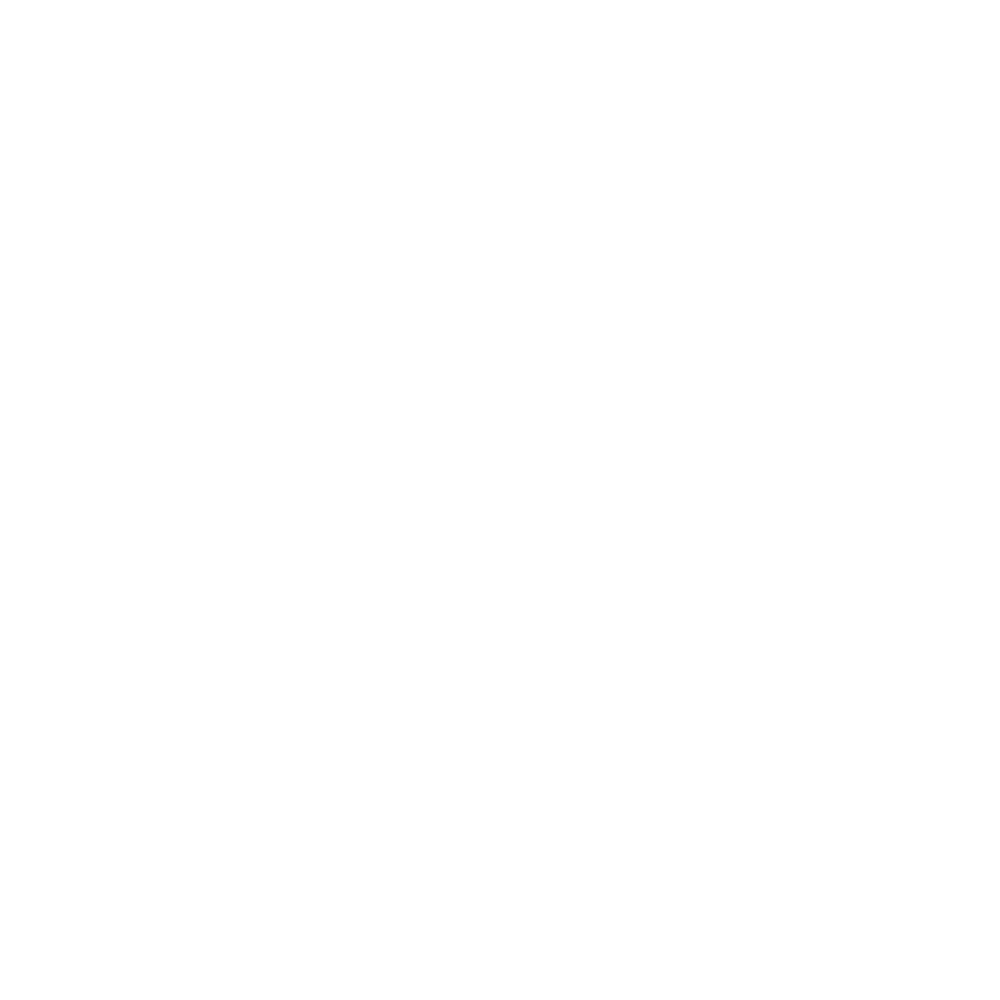
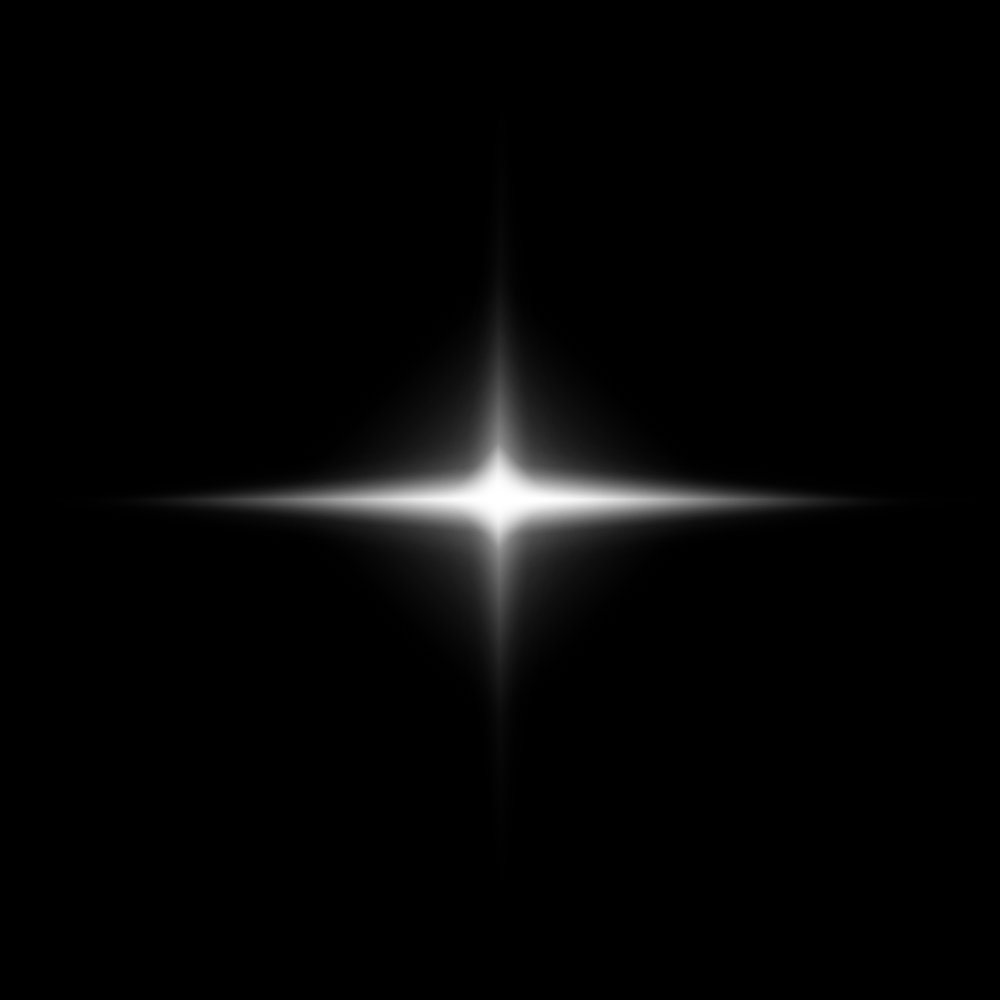
Comparing the layer stacks of the two 1000x1000 images. Changes:
added layer "Layer 4 copy 4" above "Layer 4 copy" over box(442, 129, 564, 861)
hid "Layer 4 copy", painted on it over box(0, 0, 1000, 1000)
painted on "Layer 4" over box(0, 0, 1000, 1000)
added layer "Layer 4 copy 2" above "Layer 3 copy 2" over box(265, 260, 737, 735)
hid "Layer 3 copy 2" over box(0, 0, 1000, 1000)
showed "Layer 3", painted on it over box(0, 0, 1000, 1000)
